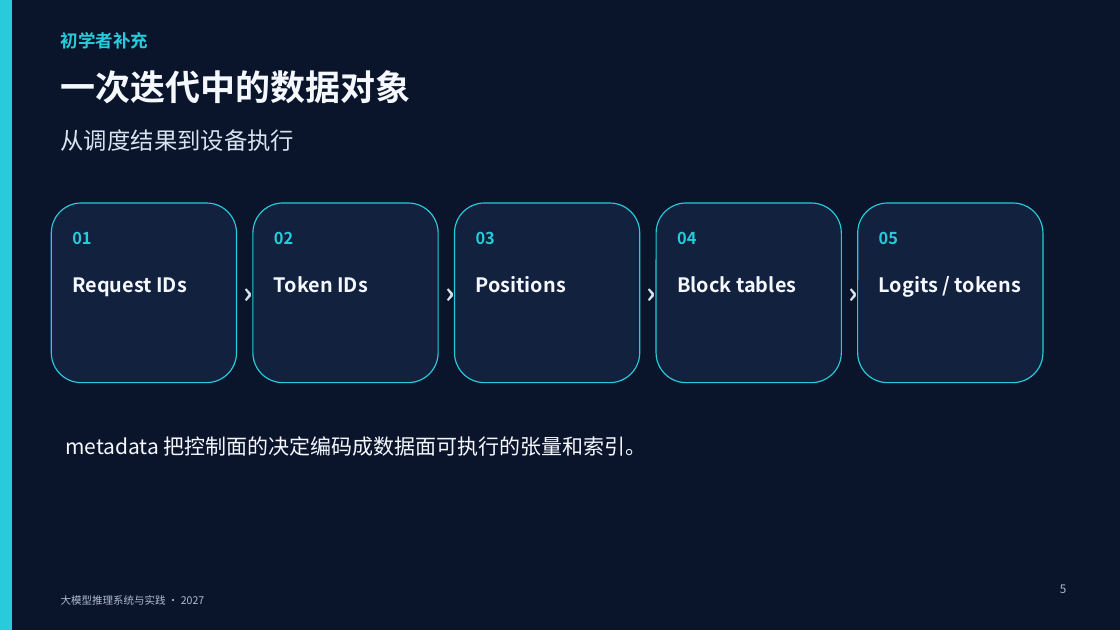
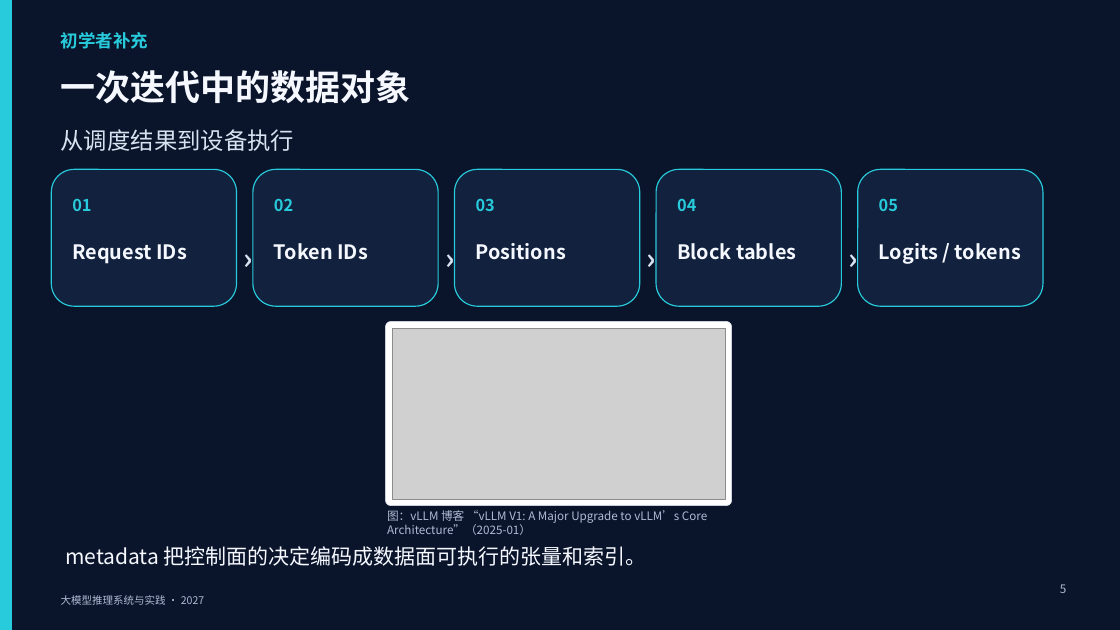
Before and after one commit to vLLM-HUST/intro-to-llm-inference-engines, a slide deck: slide 5 of build/slides/2027/lectures-8-pptx/第05讲_推理系统架构与代码阅读.pptx. Drawn at 1120x630 pixels with LibreOffice and Linux fonts; fonts in the diff are those of the drawing; grey boxes stand for pictures. Boxes give left, top, right and bottom in pixels: in the first picture for what was removed or moved away, otherwise in the second. Text is boxed around its words. In the diff, an @@ line names an element or a change of style, - is before the commit and + after.

```diff
--- a/build/slides/2027/lectures-8-pptx/第05讲_推理系统架构与代码阅读.pptx
+++ b/build/slides/2027/lectures-8-pptx/第05讲_推理系统架构与代码阅读.pptx
@@ rounded rectangle: place and size @@
-rounded rectangle at (51,203,237,383)
+rounded rectangle at (51,170,237,307)
@@ rounded rectangle: place and size @@
-rounded rectangle at (253,203,439,383)
+rounded rectangle at (253,170,439,307)
@@ rounded rectangle: place and size @@
-rounded rectangle at (455,203,640,383)
+rounded rectangle at (455,170,640,307)
@@ rounded rectangle: place and size @@
-rounded rectangle at (656,203,842,383)
+rounded rectangle at (656,170,842,307)
@@ rounded rectangle: place and size @@
-rounded rectangle at (858,203,1044,383)
+rounded rectangle at (858,170,1044,307)
@@ 14 texts: place and size @@
-14 texts at (72,231,1021,313)
+14 texts at (72,198,1021,280)
@@ rounded rectangle added at (386,322,732,506), fill #FFFFFF, outline #DDE3EE 0.5 pt @@
@@ picture added at (392,329,725,499) @@
@@ text "metadata 把控制面的决定编码成数据面可执行的张量和索引。": place and size @@
-text "metadata 把控制面的决定编码成数据面可执行的张量和索引。" at (65,436,647,456)
+text "metadata 把控制面的决定编码成数据面可执行的张量和索引。" at (65,546,647,566)
@@ text added at (387,510,707,535), 10 pt, text #AEBCD3 @@
+图：vLLM 博客 “vLLM V1: A Major Upgrade to vLLM’s Core Architecture”（2025-01）
```
Also in this commit, not shown: 10 other slides changed, 5 other files.
